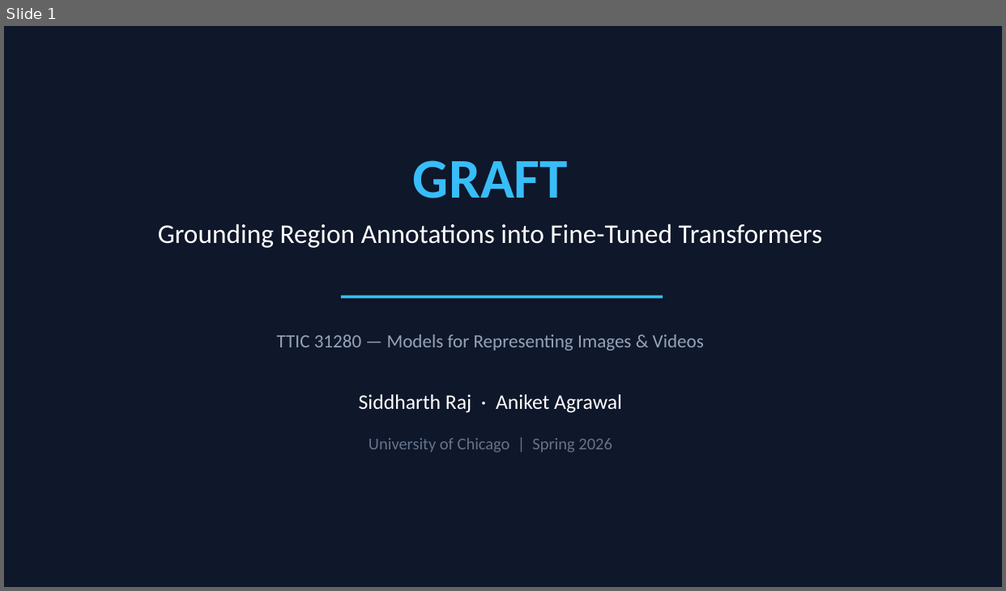
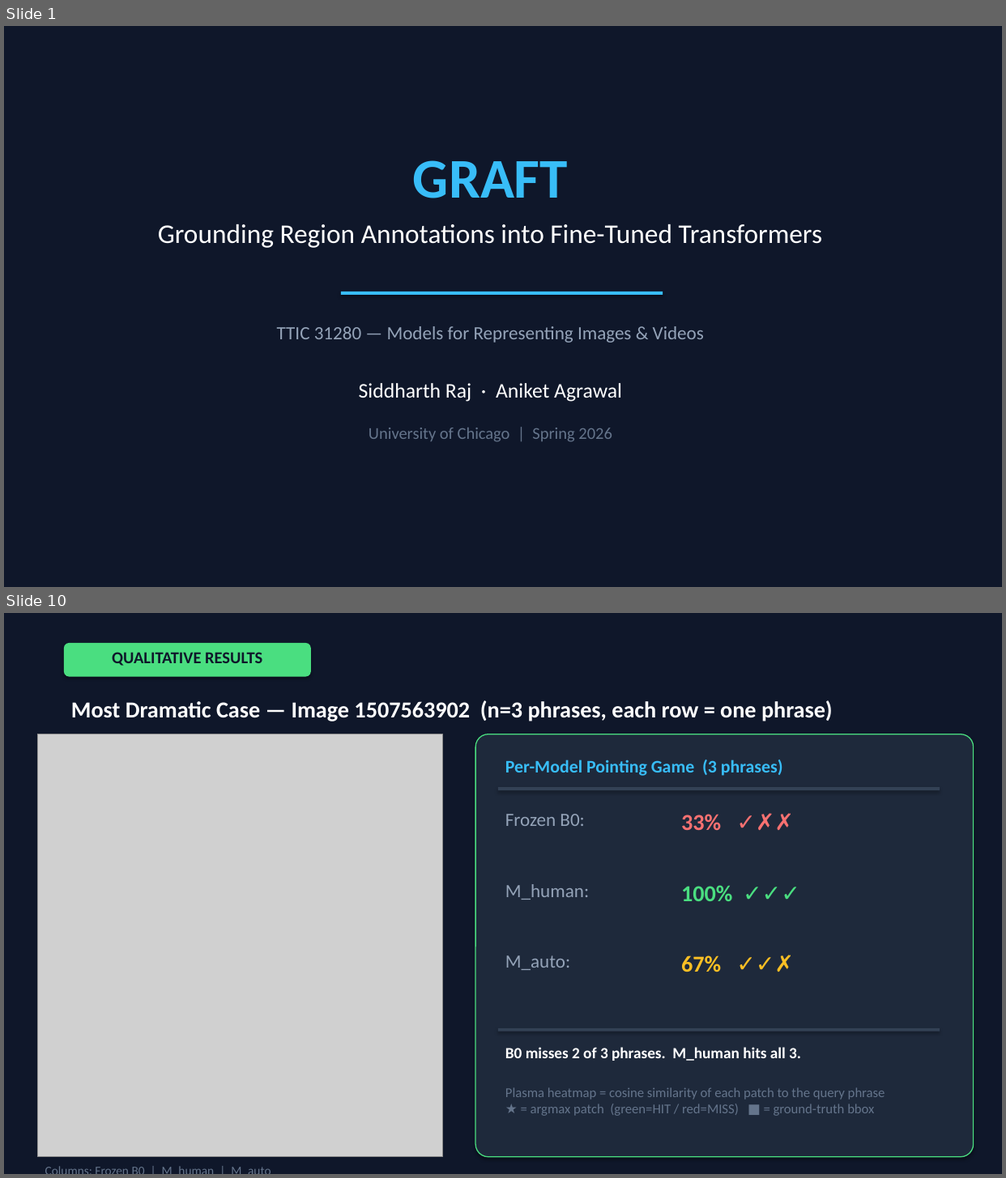
Before and after one commit to Ani0202/region-grounded, a slide deck: presentation/graft_presentation.pptx. Shown one above the other, each under a label of ours: slide 1 before the commit, slides 1 and 10 after it; the slides between them are not shown. The pictures are 1006x591 and 1006x1178 pixels, drawn with LibreOffice and Linux fonts; fonts in the diff are those of the drawing; grey boxes stand for pictures. Boxes give left, top, right and bottom in pixels: in the first picture for what was removed or moved away, otherwise in the second. Text is boxed around its words. In the diff, an @@ line names an element or a change of style, - is before the commit and + after.

```diff
--- a/presentation/graft_presentation.pptx
+++ b/presentation/graft_presentation.pptx
@@ slide 10 added at (4,613,1002,1174), background #0F172A @@
@@ rounded rectangle added at (64,643,311,677), fill #4ADE80 @@
@@ text added at (112,652,262,666), 16 pt, text #0F172A, bold @@
+QUALITATIVE RESULTS
@@ text added at (71,700,833,722), 22 pt, text #FFFFFF, bold @@
+Most Dramatic Case — Image 1507563902 (n=3 phrases, each row = one phrase)
@@ picture added at (38,735,443,1157) @@
@@ rounded rectangle added at (475,735,974,1157), fill #1E293B, outline #4ADE80 1 pt @@
@@ text added at (505,760,783,776), 17 pt, text #38BDF8, bold @@
+Per-Model Pointing Game (3 phrases)
@@ rectangle added at (498,787,940,790), fill #334155 @@
@@ text added at (505,814,584,826), 18 pt, text #94A3B8 @@
+Frozen B0:
@@ text added at (681,814,721,830), 22 pt, text #F87171, bold @@
+33% ✓✗✗
@@ text added at (505,884,589,900), 18 pt, text #94A3B8 @@
+M_human:
@@ text added at (681,885,732,901), 22 pt, text #4ADE80, bold @@
+100% ✓✓✓
@@ text added at (505,956,570,970), 18 pt, text #94A3B8 @@
+M_auto:
@@ text added at (681,956,721,972), 22 pt, text #FBBF24, bold @@
+67% ✓✓✗
@@ rectangle added at (498,1029,940,1032), fill #334155 @@
@@ text added at (505,1047,739,1061), 12 pt, text #64748B @@
+Columns: Frozen B0 | M_human | M_auto
@@ text added at (526,1047,801,1061), 15 pt, text #FFFFFF, bold @@
+B0 misses 2 of 3 phrases. M_human hits all 3.
@@ text added at (505,1088,885,1116), 13 pt, text #64748B @@
+Plasma heatmap = cosine similarity of each patch to the query phrase
+★ = argmax patch (green=HIT / red=MISS) ■ = ground-truth bbox
@@ slide 1 changed as well @@
@@ rectangle: place and size @@
-rectangle at (341,296,663,298)
+rectangle at (341,292,663,295)
@@ text "TTIC 31280 — Models for ...": place and size @@
-text "TTIC 31280 — Models for ..." at (277,335,704,351)
+text "TTIC 31280 — Models for ..." at (277,327,704,343)
@@ text "Siddharth Raj · Aniket Agrawal": place and size @@
-text "Siddharth Raj · Aniket Agrawal" at (359,395,622,413)
+text "Siddharth Raj · Aniket Agrawal" at (359,383,622,402)
@@ text "University of Chicago | Spring ...": place and size @@
-text "University of Chicago | Spring ..." at (368,438,612,453)
+text "University of Chicago | Spring ..." at (368,428,612,442)
```
Also in this commit, not shown: 9 other slides changed, 5 other slides added, 4 slides removed, 1 other file.
